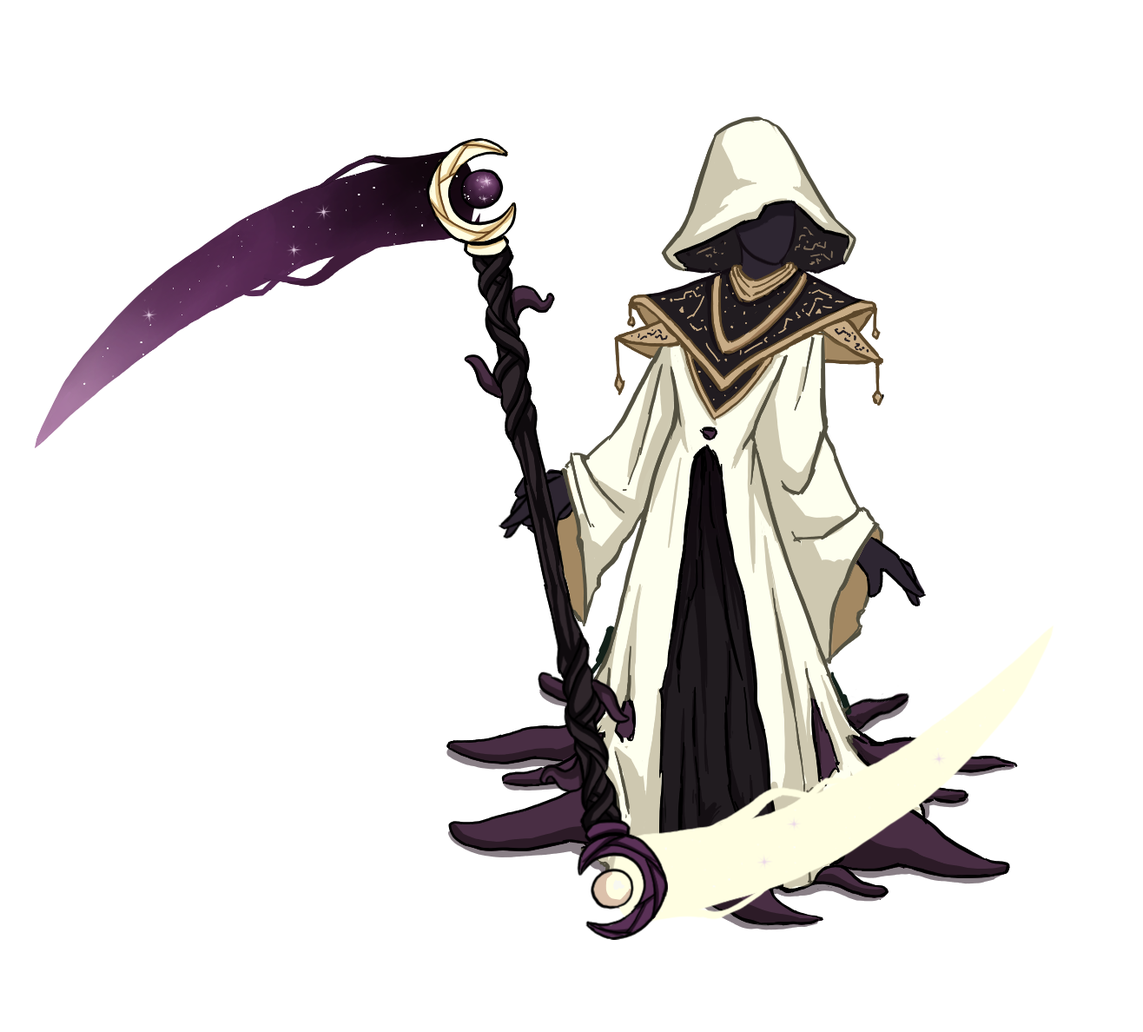
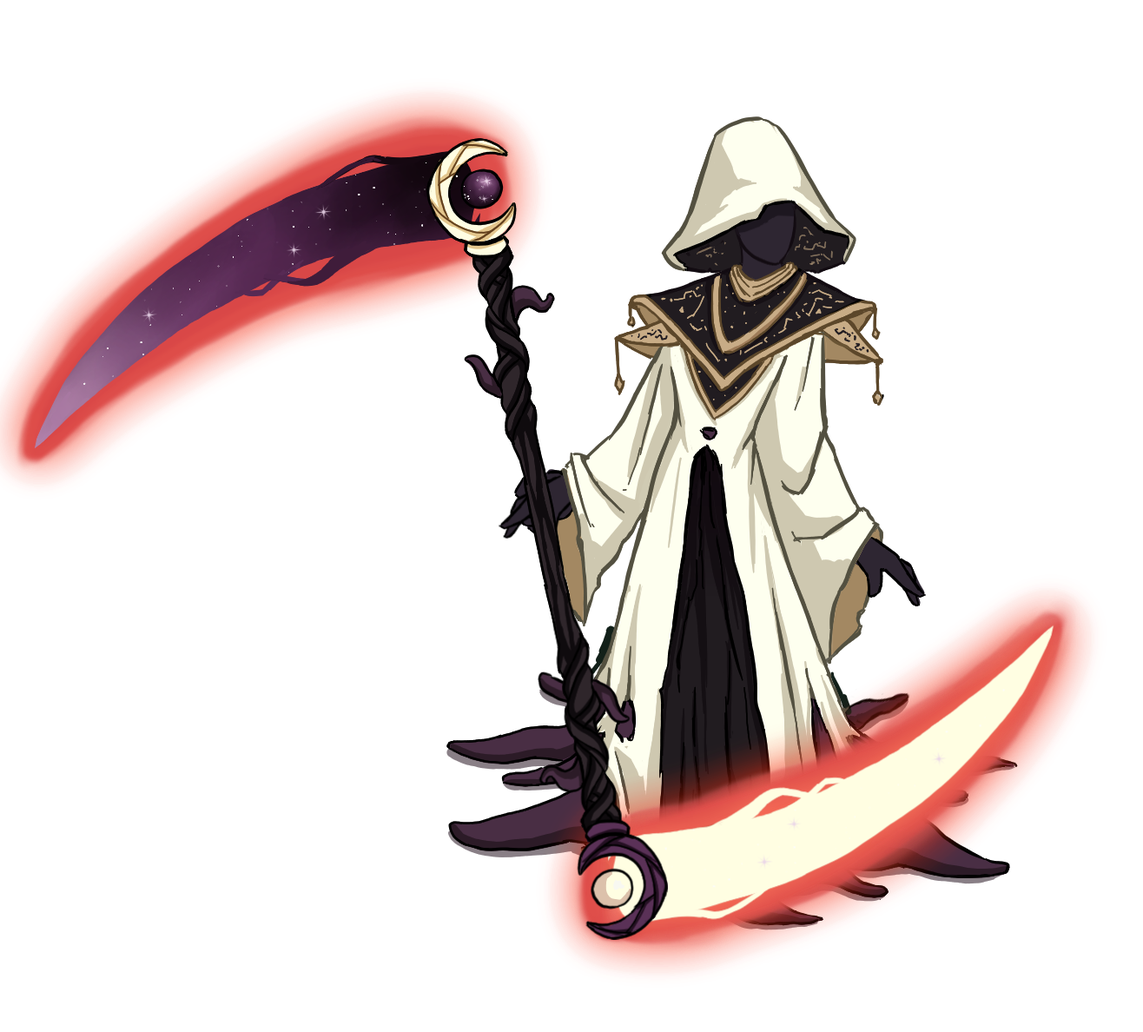
Two versions of the same layered image (1143 x 1032). Layer-by-layer changes:
added layer "Paint Layer 83" in group "light" over [left=570, top=590, right=1081, bottom=955]
added layer "Paint Layer 82" in group "dark" over [left=13, top=112, right=516, bottom=474]
